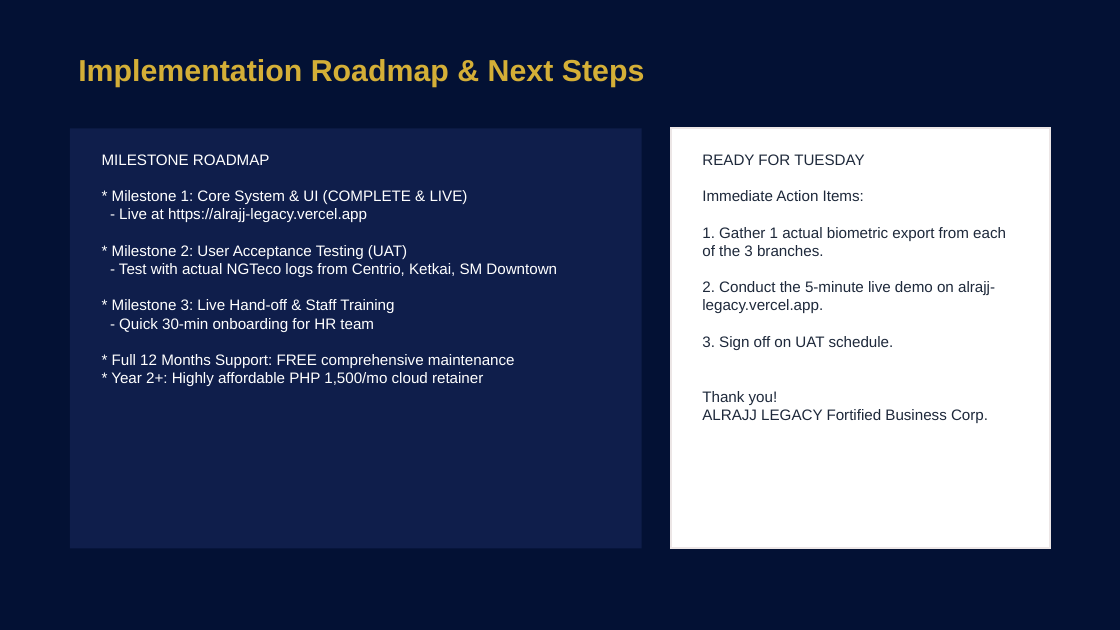
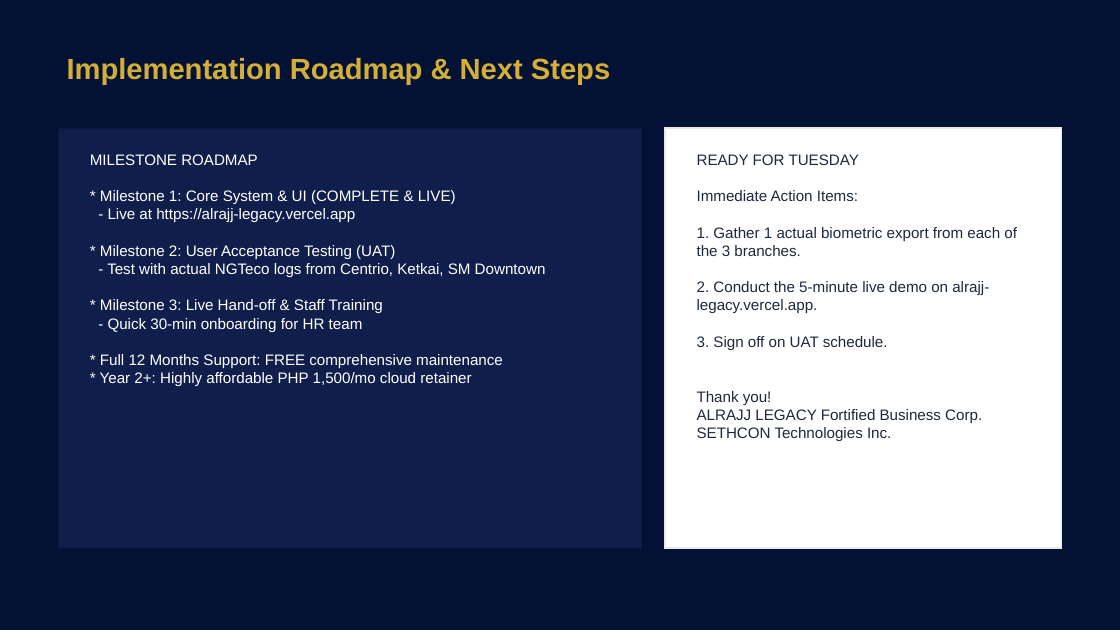
Before and after one commit to jasonvelasquez1410/laybare-payroll-system, a slide deck: slide 9 of ALRAJJ_LEGACY_Payroll_Demo_Presentation.pptx (slide 7 before the commit). Drawn at 1120x630 pixels with LibreOffice and Linux fonts; fonts in the diff are those of the drawing. Boxes give left, top, right and bottom in pixels: in the first picture for what was removed or moved away, otherwise in the second. Text is boxed around its words. In the diff, an @@ line names an element or a change of style, - is before the commit and + after.

Commit message:
feat: add Sethcon profile & ecosystem, PO-to-Accounting workflow, and 5-step BPI disbursement pipeline

```diff
--- a/ALRAJJ_LEGACY_Payroll_Demo_Presentation.pptx
+++ b/ALRAJJ_LEGACY_Payroll_Demo_Presentation.pptx
@@ text "Implementation Roadmap & Next Steps": place and size @@
-text "Implementation Roadmap & Next Steps" at bbox=[78, 59, 645, 87]
+text "Implementation Roadmap & Next Steps" at bbox=[67, 58, 610, 85]
@@ text "Implementation Roadmap & Next Steps" at bbox=[67, 58, 610, 85]: size 26 to 25 pt @@
@@ rectangle: place and size @@
-rectangle at bbox=[70, 129, 642, 549]
+rectangle at bbox=[58, 129, 641, 549]
@@ text "MILESTONE ROADMAP": place and size @@
-text "MILESTONE ROADMAP" at bbox=[102, 154, 557, 386]
+text "MILESTONE ROADMAP" at bbox=[90, 154, 546, 386]
@@ rectangle: place and size @@
-rectangle at bbox=[671, 129, 1050, 549]
+rectangle at bbox=[665, 129, 1062, 549]
@@ text at bbox=[697, 427, 891, 441]: paragraph added @@
+SETHCON Technologies Inc.
```
Also in this commit, not shown: 6 other slides changed, 2 slides added, 5 other files.
